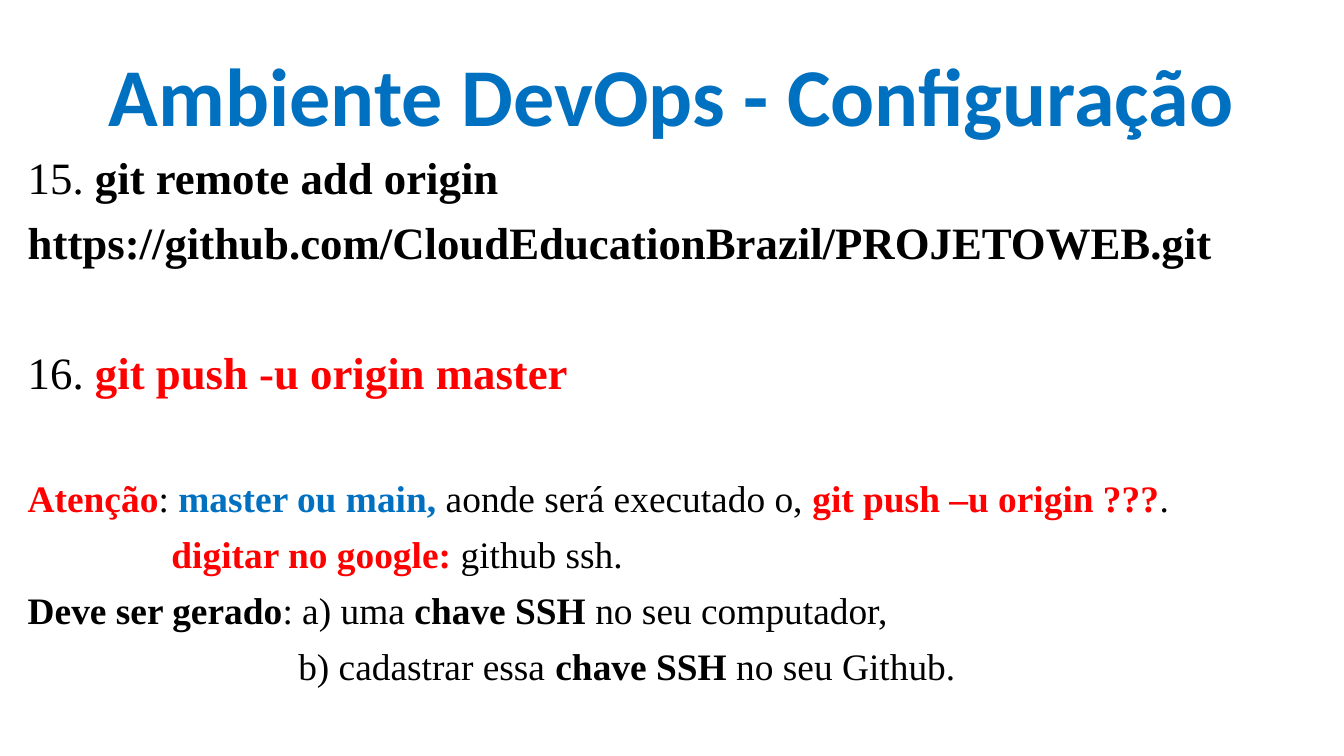
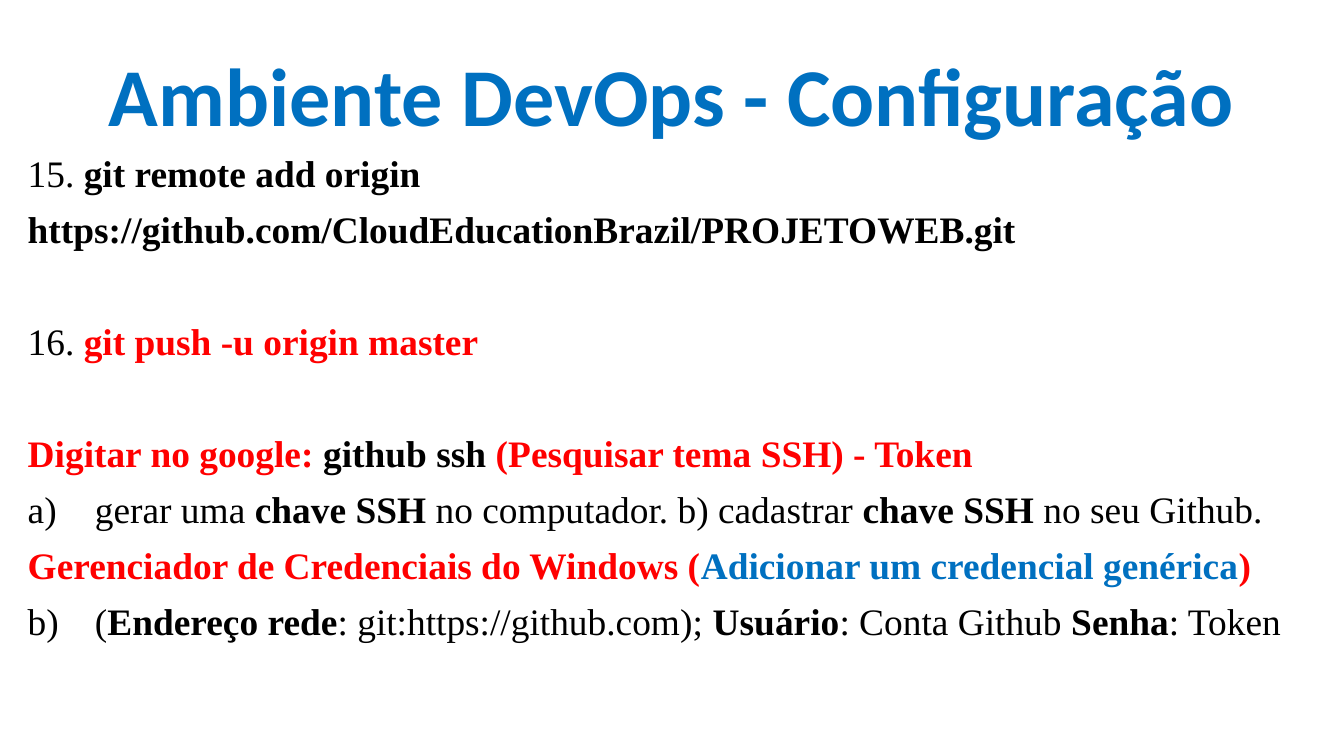
Before and after one commit to CloudEducationBrazil/WydenDesenvolvimentoWebPHP, a slide deck: slide 11 of 01 Classes/Aula 02, 03, 04 Desenvolvimento Web Caracterização - HTML.pptx. Drawn at 1344x756 pixels with LibreOffice and Linux fonts; fonts in the diff are those of the drawing; background and template pictures are left out. Boxes give left, top, right and bottom in pixels: in the first picture for what was removed or moved away, otherwise in the second. Text is boxed around its words. In the diff, an @@ line names an element or a change of style, - is before the commit and + after.

Commit message:
Slide Aula com Token

```diff
--- a/01 Classes/Aula 02, 03, 04 Desenvolvimento Web Caracterização - HTML.pptx
+++ b/01 Classes/Aula 02, 03, 04 Desenvolvimento Web Caracterização - HTML.pptx
@@ text at (28, 161, 1016, 362): size 24 to 20 pt in "15. git remote add origin", "https://github.com/CloudEducationBrazil/PROJETOWEB.git", "16. git push -u origin master" @@
@@ text at (28, 441, 1281, 642): text changed @@
-Atenção: master ou main, aonde será executado o, git push –u origin ???.
-digitar no google: github ssh.
-Deve ser gerado: a) uma chave SSH no seu computador,
-b) cadastrar essa chave SSH no seu Github.
+Digitar no google: github ssh (Pesquisar tema SSH) - Token
+a) gerar uma chave SSH no computador. b) cadastrar chave SSH no seu Github.
+Gerenciador de Credenciais do Windows (Adicionar um credencial genérica)
+a) (Endereço rede: git:https://github.com); Usuário: Conta Github Senha: Token
```
Also in this commit, not shown: 1 other slide changed.
